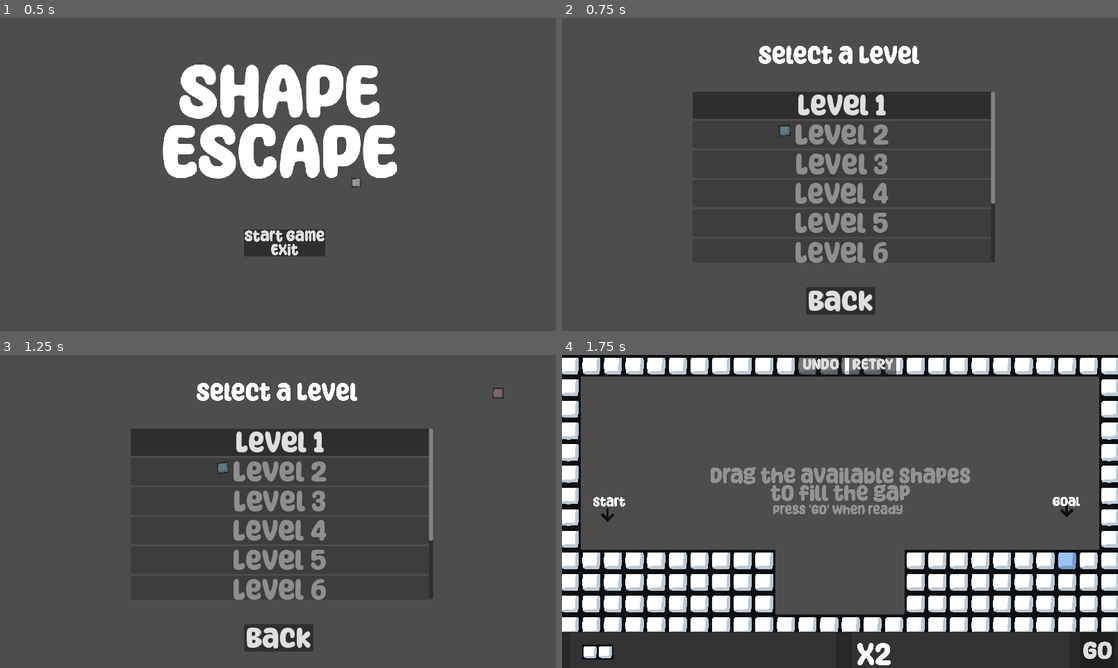
Above: before the commit, frames 1-4 (two rows, left to right).
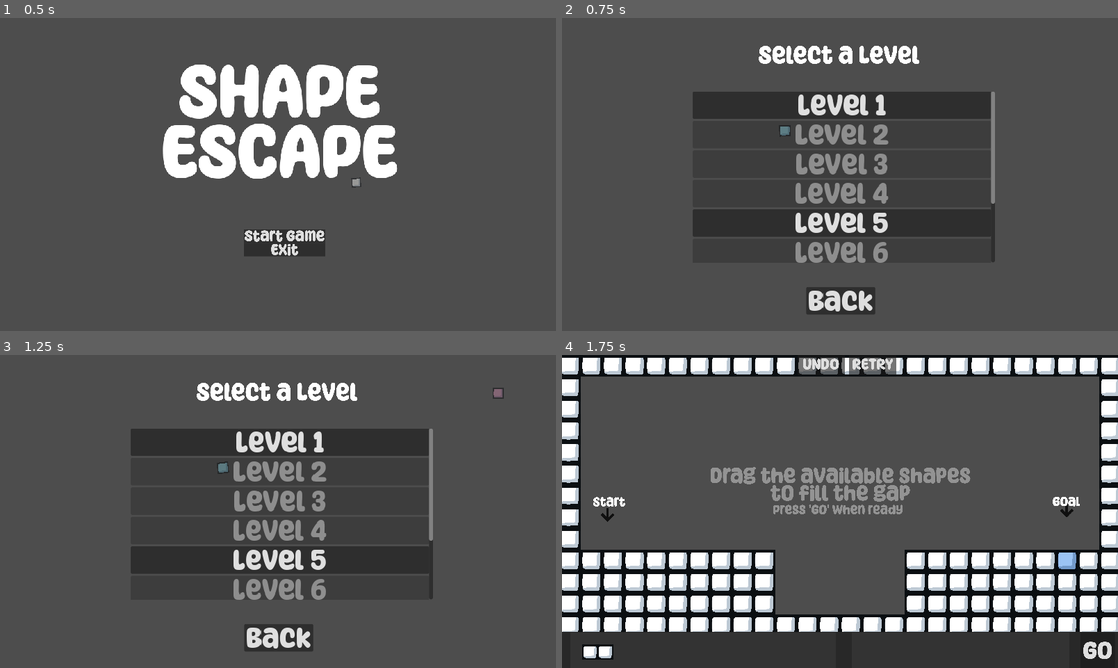
Above: after the commit, the same moments.

Repository: matt-neave/shapeEscape
Game: Godot game, scene res://scenes/menu.tscn
The game is run twice, just before and just after one commit, with the same random seed, the same clock (stepped at 60 frames per second) and the same inputs.
Inputs:
- Up to frame 1 (0.5 s): no input
- Up to frame 2 (0.75 s): click "Start Game" at 0.5 s
- Up to frame 3 (1.25 s): no input
- Up to frame 4 (1.75 s): click "Level 1" at 1.25 s

Frame 1 is identical in both runs. In frame 2, 0.6% of the frame differs, in the area x 42-59%, y 62-69%; in frame 3, 0.6%; in frame 4, 0.3%.

Commit message:
Deep copy of scaled buildingshapes

Diff:
--- a/scripts/game_manager.gd
+++ b/scripts/game_manager.gd
@@ -17,7 +17,7 @@
 		"shapes" = [
 			[["none", 0, 0], ["none", 1, 0]],
 		],
-		"multipliers" = [2],
+		"multipliers" = [],
 		"unlocked" = true
 	},
 	{
@@ -49,7 +49,7 @@
 			[["right", 0, 0], ["left", 3, 1]],
 		],
 		"multipliers" = [3],
-		"unlocked" = false,
+		"unlocked" = true,
 	},
 	{ # level 6
 		"shapes" = [
--- a/scripts/tile_draw_controller.gd
+++ b/scripts/tile_draw_controller.gd
@@ -12,6 +12,7 @@
 var undo_state = []
 var undo_actions = []
 var active_shapes_stack = []
+var undo_blocks = []
 
 var placement_mode = false
 var prev_pos
@@ -61,6 +62,9 @@
 			get_tree().call_group("undo_shape", "undo")
 		else:
 			get_tree().call_group("undo_mp", "undo")
+			var scale_shape = undo_blocks.pop_back()
+			scale_shape["shape"].blocks = scale_shape["blocks"]
+
 		SoundManager.play_sound(SoundManager.SOUNDS.TILE_PLACE)
 		clear_layer(1)
 		var state = undo_state.pop_back()
@@ -110,6 +114,7 @@
 	return rect
 
 func multiplier_dropped(scale, multiplier_ui):
+	print(str(scale))
 	_check_scale_shape(scale, multiplier_ui)
 
 func _place_shape_at_root(cell_pos):
@@ -139,15 +144,28 @@
 				multiplayer_ui.expire()
 			_scale_shape(shape_to_scale, scale)
 
-func _scale_shape(shape, scale):
+func _scale_shape(scale_shape, scale):
+	print("scaling scale_shape")
 	var new_blocks = {}
 	undo_actions.append("scale")
+
+	var undo_block = {
+		"shape": scale_shape,
+		"blocks": {}
+	}
+
+	for cell in scale_shape.blocks.keys():
+		var new_cell = BuildingBlock.new()
+		new_cell.direction = scale_shape.blocks[cell].direction
+		undo_block["blocks"][cell] = new_cell
+	undo_blocks.append(undo_block)
+
 	_push_undo_stack()
-
+	print(scale_shape.blocks.keys())
 	# Project each block (including the root) by the scale in the direction of the block
-	for block_pos in shape.blocks.keys():
-		var block = shape.blocks[block_pos]
-		var global_pos = shape.global_position + block_pos
+	for block_pos in scale_shape.blocks.keys():
+		var block = scale_shape.blocks[block_pos]
+		var global_pos = scale_shape.global_position + block_pos
 
 		match block.direction:
 			BuildingBlock.Direction.NONE:
@@ -172,8 +190,7 @@
 				for i in range(scale):
 					new_blocks[block_pos + Vector2i(i, 0)] = block
 					_place_block(global_pos + Vector2i(i, 0), block)
-
-	shape.blocks = new_blocks
+	scale_shape.blocks = new_blocks
 	SoundManager.play_sound(SoundManager.SOUNDS.TILE_PLACE)
 
 func _place_block(global_pos, block, layer=1):
Binary file added: assets/sprites/logo.png
Not shown, added: assets/sprites/logo.png.import
Not shown, added: assets/sprites/logo.kra
